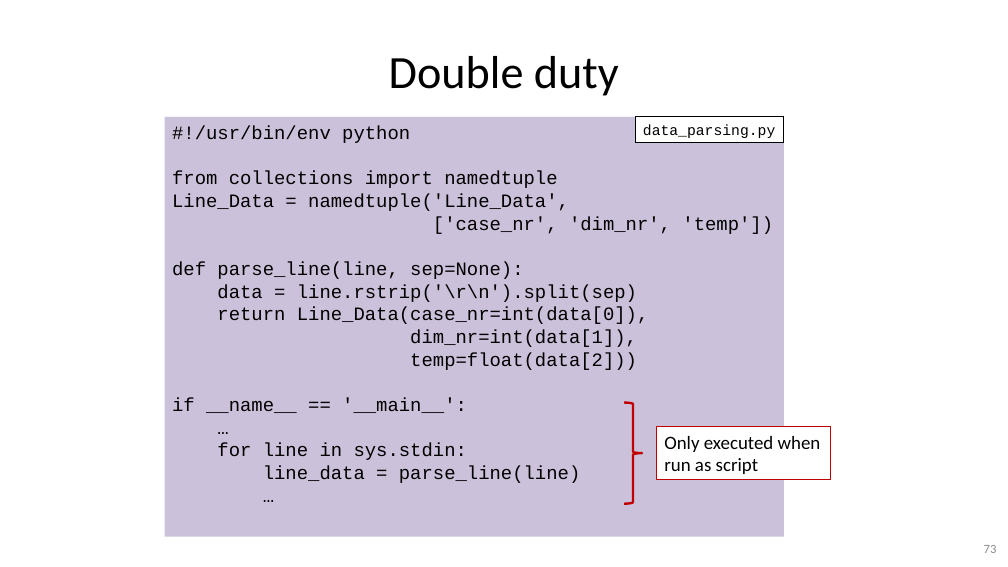
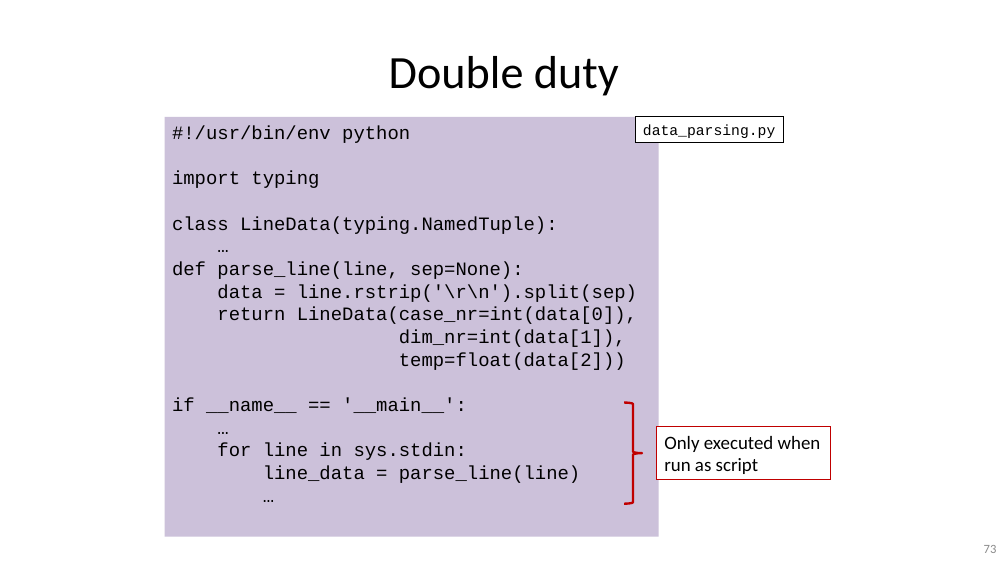
Before and after one commit to gjbex/Python-for-programmers, a slide deck: slide 73 of python_for_programmers.pptx. Drawn at 1008x567 pixels with LibreOffice and Linux fonts; fonts in the diff are those of the drawing. Boxes give left, top, right and bottom in pixels: in the first picture for what was removed or moved away, otherwise in the second. Text is boxed around its words. In the diff, an @@ line names an element or a change of style, - is before the commit and + after.

```diff
--- a/python_for_programmers.pptx
+++ b/python_for_programmers.pptx
@@ rectangle "#!/usr/bin/env python": place and size @@
-rectangle "#!/usr/bin/env python" at (165,117,784,537)
+rectangle "#!/usr/bin/env python" at (165,117,659,537)
@@ text in rectangle at (172,171,558,234): text changed @@
-from collections import namedtuple
-Line_Data = namedtuple('Line_Data',
-['case_nr', 'dim_nr', 'temp'])
+import typing
+class LineData(typing.NamedTuple):
+…
@@ text in rectangle at (217,307,637,347): text changed @@
-return Line_Data(case_nr=int(data[0]),
-dim_nr=int(data[1]),
+return LineData(case_nr=int(data[0]),
+dim_nr=int(data[1]),
```
Also in this commit, not shown: 18 other slides changed.
